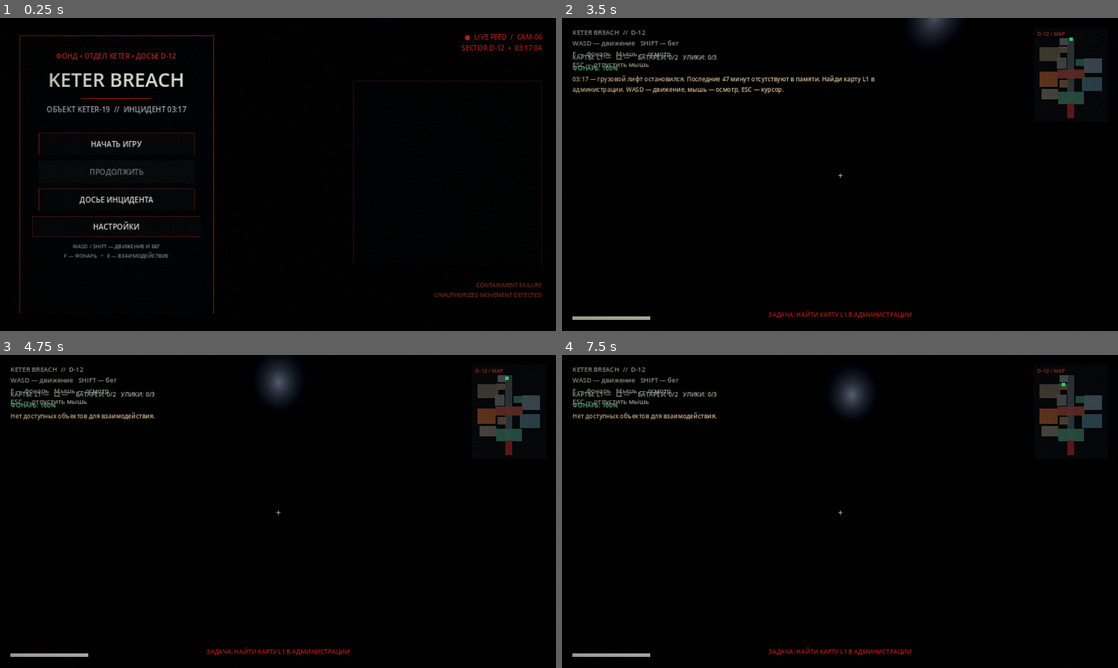
Above: before the commit, frames 1-4 (two rows, left to right).
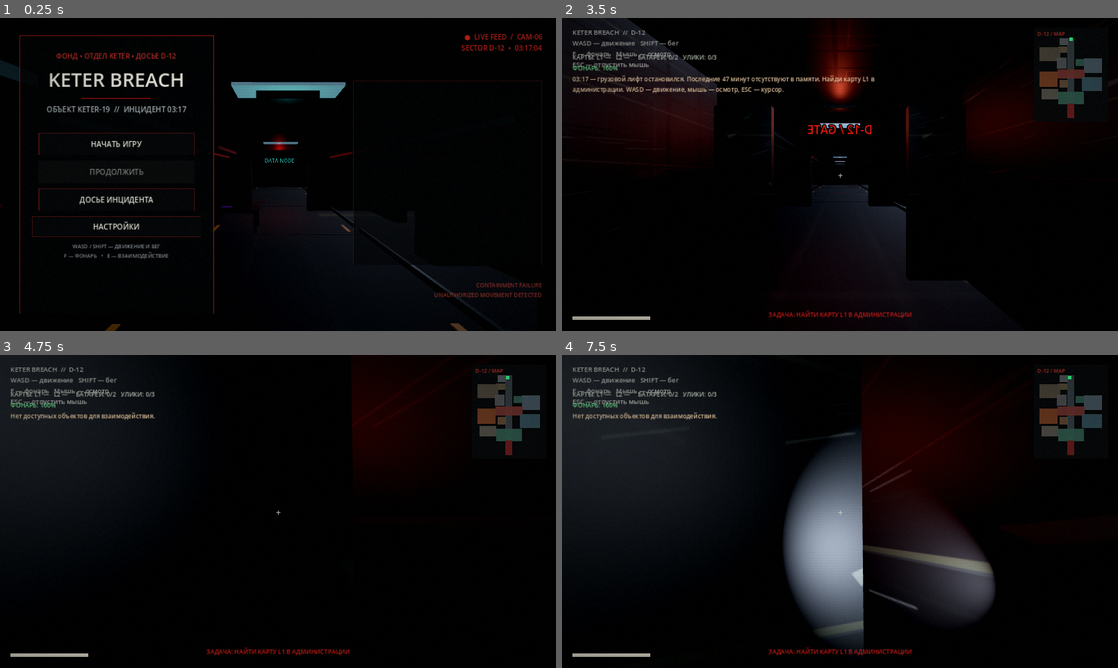
Above: after the commit, the same moments.

Repository: Keter-Breach/keter-breach.ru
Game: Godot game, scene res://scenes/main.tscn
Same seed, same stepped clock (60 frames per second), same inputs: the game is played once before the commit and once after it.
Inputs (mouse positions are in pixels of both pictures, inside the frame that each line leads up to):
- Up to frame 1 (0.25 s): no input
- Up to frame 2 (3.5 s): click "НАЧАТЬ ИГРУ" at 0.5 s; click "ПРОПУСТИТЬ ИНТРО →" at 1.25 s; tap Enter at 2 s; move the mouse to (962, 158) at 2.02 s; hold D (move_right) 2.03-2.78 s; hold Shift (sprint) 2.03-2.78 s; click (962, 158) at 2.17 s; tap Space at 2.27, 3.02 s; move the mouse to (728, 190) at 2.77 s; hold S (move_back) from 2.78 s (still down); tap F (toggle_flashlight) at 2.85 s
- Up to frame 3 (4.75 s): move the mouse to (289, 505) at 3.52 s; release S (move_back) at 3.53 s; hold W (move_forward) from 3.53 s (still down); tap Enter at 3.6 s; move the mouse to (272, 517) at 4.27 s; tap E at 4.35 s; click (272, 517) at 4.42 s; tap Space at 4.52 s
- Up to frame 4 (7.5 s): tap Space at 5, 5.27, 6.02 s; move the mouse to (878, 514) at 5.02 s; hold Shift (sprint) 5.03-5.78 s; tap Enter at 5.75, 6.6 s; move the mouse to (795, 508) at 5.77 s; tap F (toggle_flashlight) at 5.85 s; move the mouse to (845, 511) at 6.52 s; click (845, 511) at 6.67 s; move the mouse to (817, 505) at 7.27 s; release W (move_forward) at 7.28 s; hold D (move_right) from 7.28 s (still down); tap E at 7.35 s

The runs differ from the first frame. In frame 1, 1.9% of the frame differs, in the area x 0-87%, y 13-100%; in frame 2, 9.7%; in frame 3, 7.8%; in frame 4, 27%, in the area x 0-92%, y 0-94%.
Error before the commit: Parse Error: Expected indented block after "for" block. (res://scripts/facility_layout.gd:466)

Commit message:
Fix nested server rack LED loop indentation

Diff:
--- a/godot-prototype/scripts/facility_layout.gd
+++ b/godot-prototype/scripts/facility_layout.gd
@@ -464,7 +464,7 @@
 		for side in [-1.0, 1.0]:
 			_box("Server rack ventilation", Vector3(0.78, 0.055, 0.025), Vector3(side * 4.1, 1.45, z - 0.22), pipe_mat, false)
 			for row in range(3):
-	_box("Server rack activity LED", Vector3(0.055, 0.035, 0.025), Vector3(side * 3.72, 1.78 - row * 0.12, z - 0.42), screen_mat if row != 1 else red_mat, false)
+				_box("Server rack activity LED", Vector3(0.055, 0.035, 0.025), Vector3(side * 3.72, 1.78 - row * 0.12, z - 0.42), screen_mat if row != 1 else red_mat, false)
 	for z in [29.0, 33.0, 37.0]:
 		_cylinder("Sample tank upper collar", 0.69, 0.10, Vector3(13.8, 2.52, z), pipe_mat, false)
 		_cylinder("Sample tank lower collar", 0.69, 0.10, Vector3(13.8, 0.08, z), pipe_mat, false)
